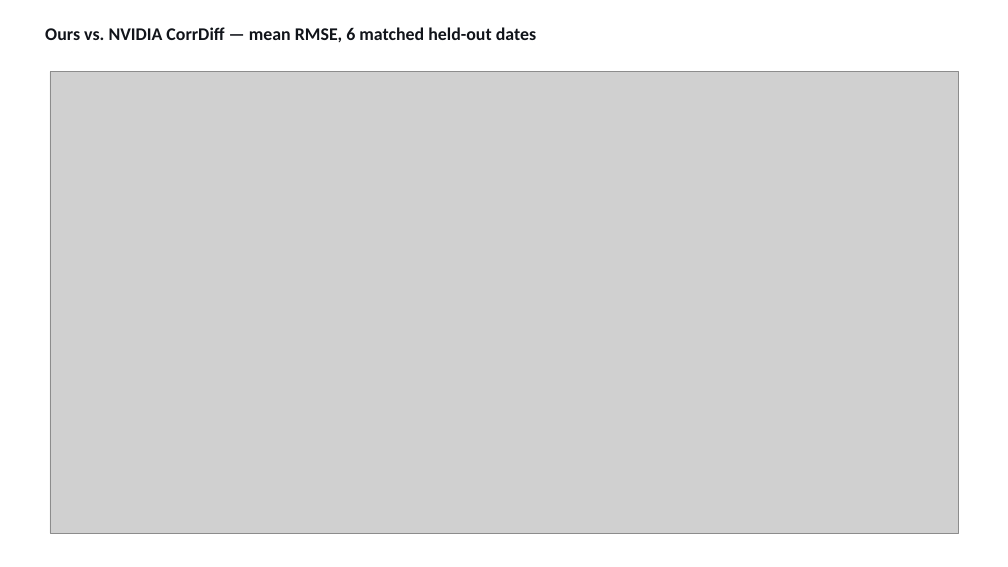
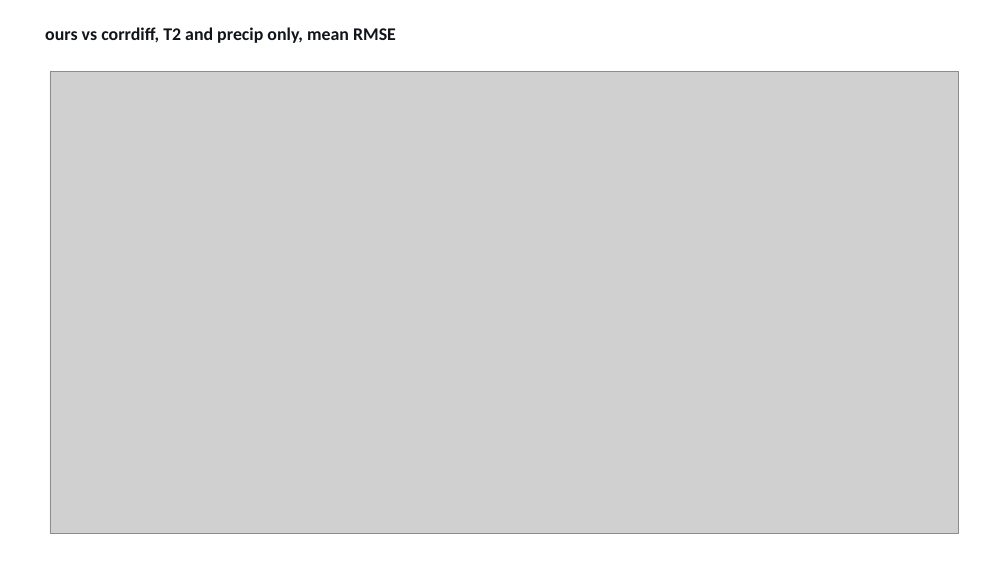
Before and after one commit to milhud/diffusion_downscaling_model, a slide deck: slide 4 of results/corrdiff_comparison/corrdiff_benchmark_slides.pptx (slide 5 before the commit). Drawn at 1008x567 pixels with LibreOffice and Linux fonts; fonts in the diff are those of the drawing; grey boxes stand for pictures. Boxes give left, top, right and bottom in pixels: in the first picture for what was removed or moved away, otherwise in the second. Text is boxed around its words. In the diff, an @@ line names an element or a change of style, - is before the commit and + after.

```diff
--- a/results/corrdiff_comparison/corrdiff_benchmark_slides.pptx
+++ b/results/corrdiff_comparison/corrdiff_benchmark_slides.pptx
@@ text at (x1=45, y1=27, x2=396, y2=43): text changed @@
-Ours vs. NVIDIA CorrDiff — mean RMSE, 6 matched held-out dates
+ours vs corrdiff, T2 and precip only, mean RMSE
```
Also in this commit, not shown: 13 other slides changed, 2 slides added, 3 slides removed, 18 other files.
